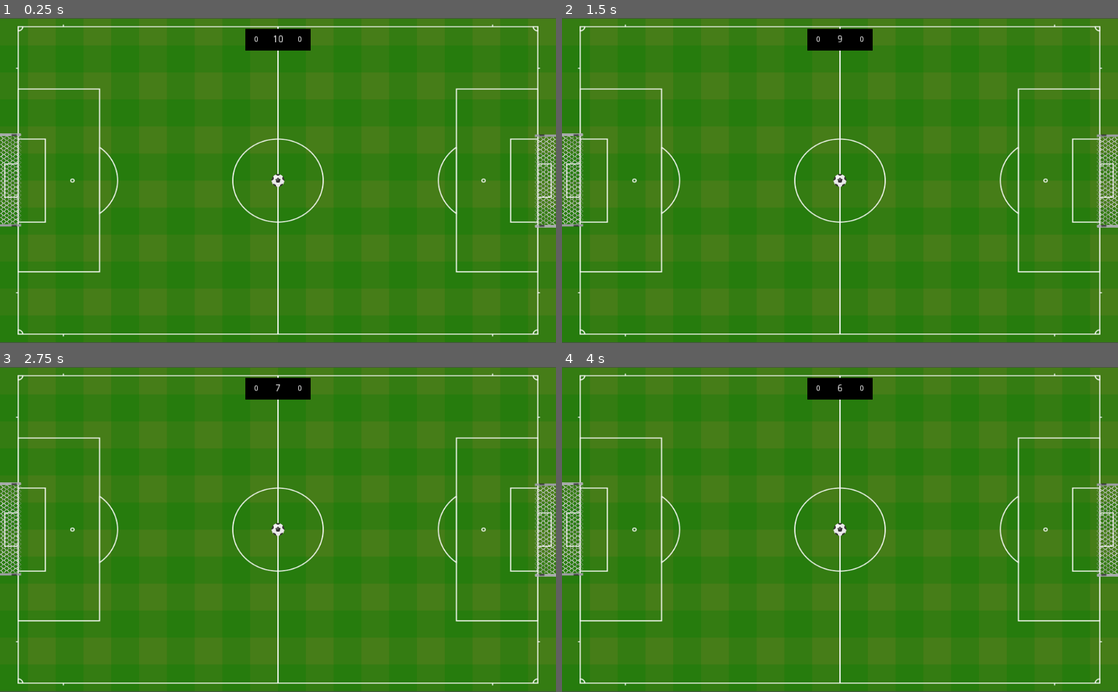
Above: before the commit, frames 1-4 (two rows, left to right).
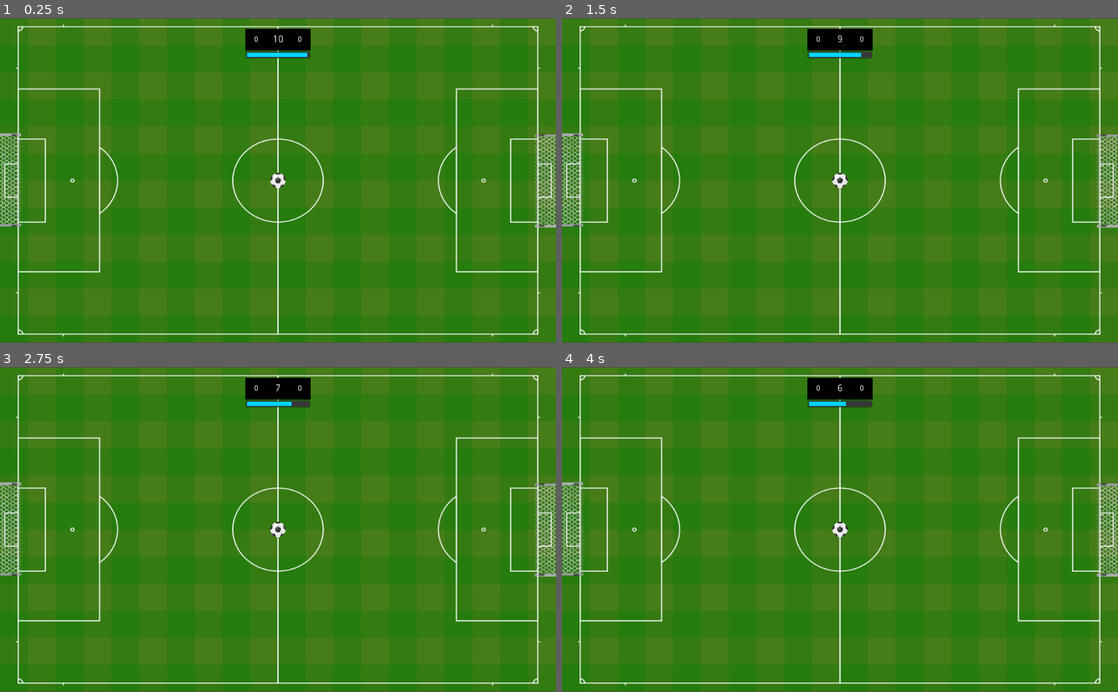
Above: after the commit, the same moments.

Repository: wendeljeske20/CapSoccer
Game: Godot game, scene res://Scenes/Match.tscn
Same seed, same stepped clock (60 frames per second), same inputs: the game is played once before the commit and once after it.
Inputs:
- Up to frame 1 (0.25 s): no input
- Up to frame 2 (1.5 s): tap Enter at 0.5 s; tap Space at 1.25 s
- Up to frame 3 (2.75 s): tap Enter at 2 s
- Up to frame 4 (4 s): tap Space at 2.75 s; tap Enter at 3.5 s

The runs differ from the first frame. In frame 1, 0.3% of the frame differs, in the area x 44-56%, y 10-53%; in frame 2, 0.3%; in frame 3, 0.3%; in frame 4, 0.3%.
Error in both runs: Attempt to call function 'add_child' in base 'null instance' on a null instance. (res://Scripts/Player.gd:30)

Commit message:
Minimal changes in physical attributes and time bar is finished

Diff:
--- a/Scenes/Ball.tscn
+++ b/Scenes/Ball.tscn
@@ -7,7 +7,7 @@
 bounce = 0.6
 
 [sub_resource type="CircleShape2D" id=2]
-radius = 11.8517
+radius = 14.2462
 
 [node name="Ball" type="RigidBody2D"]
 physics_material_override = SubResource( 1 )
@@ -19,7 +19,7 @@
 script = ExtResource( 1 )
 
 [node name="Sprite" type="Sprite" parent="."]
-scale = Vector2( 0.05, 0.05 )
+scale = Vector2( 0.06, 0.06 )
 texture = ExtResource( 2 )
 
 [node name="CollisionShape2D" type="CollisionShape2D" parent="."]
--- a/Scenes/Button.tscn
+++ b/Scenes/Button.tscn
@@ -15,6 +15,7 @@
 
 [node name="Button" type="RigidBody2D"]
 rotation = 1.5708
+mass = 1.2
 gravity_scale = 0.0
 can_sleep = false
 linear_damp = 3.0
@@ -41,6 +42,6 @@
 custom_styles/fg = SubResource( 2 )
 custom_styles/bg = SubResource( 3 )
 max_value = 10.0
-step = 1.0
+step = 0.5
 value = 4.0
 percent_visible = false
--- a/Scenes/Match.tscn
+++ b/Scenes/Match.tscn
@@ -1,10 +1,22 @@
-[gd_scene load_steps=6 format=2]
+[gd_scene load_steps=7 format=2]
 
 [ext_resource path="res://Scenes/Field.tscn" type="PackedScene" id=1]
 [ext_resource path="res://Scenes/MatchManager.tscn" type="PackedScene" id=2]
 [ext_resource path="res://Scenes/Player.tscn" type="PackedScene" id=3]
 [ext_resource path="res://Sprites/black.png" type="Texture" id=4]
 [ext_resource path="res://Scenes/Ball.tscn" type="PackedScene" id=5]
+
+[sub_resource type="StyleBoxFlat" id=1]
+bg_color = Color( 0, 0.831373, 1, 1 )
+border_width_left = 3
+border_width_top = 3
+border_width_right = 3
+border_width_bottom = 3
+border_color = Color( 0, 0, 0, 0 )
+corner_radius_top_left = 4
+corner_radius_top_right = 4
+corner_radius_bottom_right = 4
+corner_radius_bottom_left = 4
 
 [node name="Match" type="Node2D"]
 
@@ -58,13 +70,25 @@
 align = 1
 valign = 1
 
+[node name="TimeBar" type="ProgressBar" parent="MatchManager/HudManager/ScorePanel"]
+margin_left = -60.0
+margin_top = 21.0
+margin_right = 60.0
+margin_bottom = 35.0
+custom_styles/fg = SubResource( 1 )
+custom_colors/font_color = Color( 0, 0, 0, 1 )
+custom_colors/font_color_shadow = Color( 0, 0, 0, 1 )
+max_value = 10.0
+step = 0.05
+value = 5.0
+percent_visible = false
+
 [node name="MatchTimer" type="Timer" parent="MatchManager/HudManager/ScorePanel"]
 wait_time = 10.0
 one_shot = true
 autostart = true
 
 [node name="Ball" parent="MatchManager" instance=ExtResource( 5 )]
-position = Vector2( 0.773743, 0 )
 
 [node name="Camera2D" type="Camera2D" parent="."]
 current = true
--- a/Scripts/MatchManager.gd
+++ b/Scripts/MatchManager.gd
@@ -7,6 +7,7 @@
 onready var currentPlayer = player1
 onready var matchTimer = get_node("HudManager/ScorePanel/MatchTimer")
 onready var timeLabel = get_node("HudManager/ScorePanel/TimeLabel")
+onready var timeBar = get_node("HudManager/ScorePanel/TimeBar")
 
 # Input Section
 var inputRight = 0
@@ -41,12 +42,17 @@
 		PassTurn()
 
 	timeLabel.set_text(str(int(round(matchTimer.get_time_left()))))
+	timeBar.value = matchTimer.get_time_left()
 
 	if ball.goalScored != 0:
 		if ball.goalScored == 1:
 			player1.score += 1
 		else:
 			player2.score += 1
+
+
+		#player1.ResetButtonPositions();
+		#player2.ResetButtonPositions();
 
 		ball.goalScored = 0
 	pass
--- a/Scripts/Player.gd
+++ b/Scripts/Player.gd
@@ -34,6 +34,7 @@
 func ResetButtonPositions():
 	for i in range(0, buttons.size()):
 		buttons[i].position = startPositions[i]
+		print(buttons[i].position)
 	pass
 
 func SetCurrentButton(direction):
